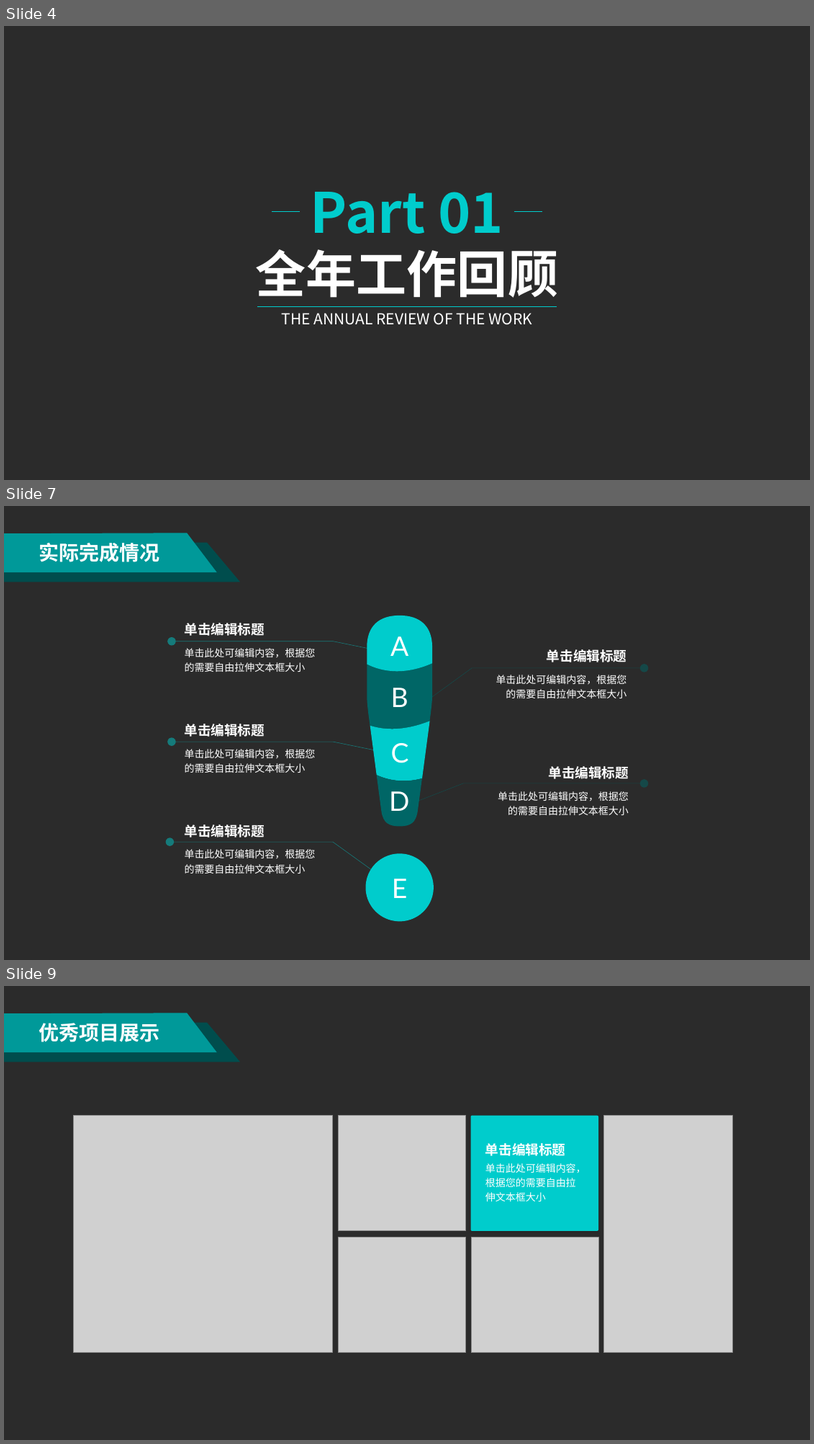
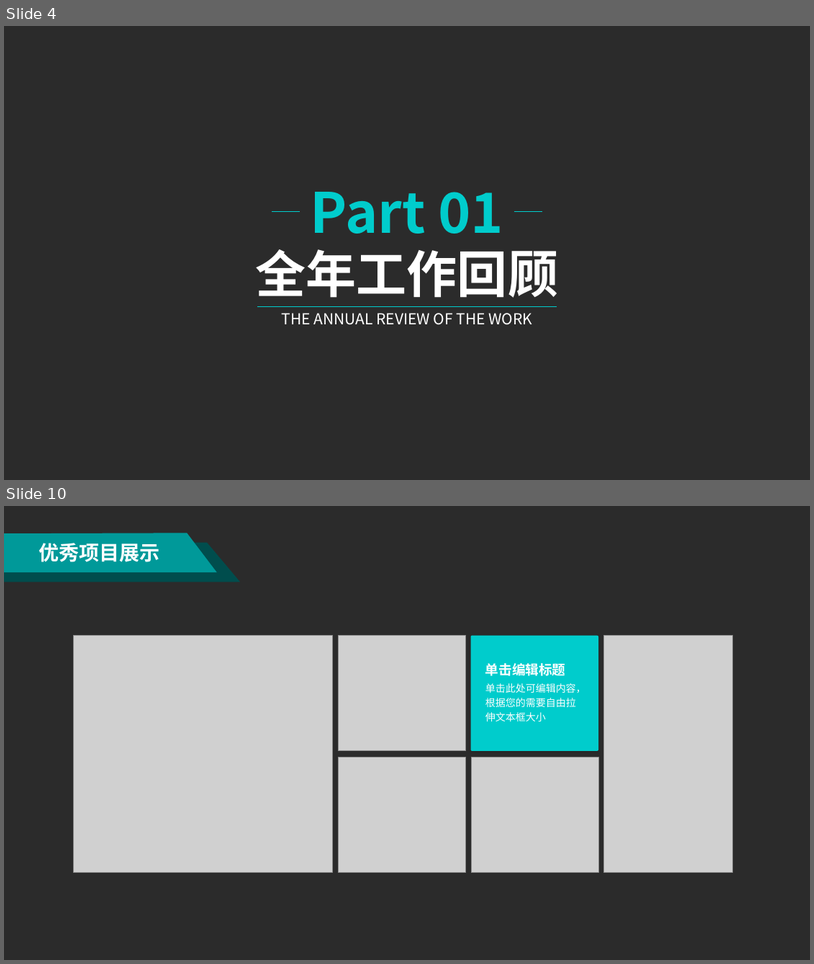
Before and after one commit to beyondverage0908/blog, a slide deck: 工作报告/2019年述职报告.pptx. Shown one above the other, each under a label of ours: slides 4, 7 and 9 before the commit, slides 4 and 10 after it; the slides between them are not shown. The pictures are 814x1444 and 814x964 pixels, drawn with LibreOffice and Linux fonts; fonts in the diff are those of the drawing; grey boxes stand for pictures; background and template pictures are left out; a plain dark background stands for a picture behind light text. Boxes give left, top, right and bottom in pixels: in the first picture for what was removed or moved away, otherwise in the second. Text is boxed around its words. In the diff, an @@ line names an element or a change of style, - is before the commit and + after.

```diff
--- a/工作报告/2019年述职报告.pptx
+++ b/工作报告/2019年述职报告.pptx
@@ slide 7 removed at box(4, 506, 810, 960), background picture (left out) @@
@@ freeform shape removed at box(4, 542, 241, 582) @@
@@ freeform shape removed at box(4, 533, 217, 572) @@
@@ text removed at box(39, 543, 160, 562) @@
-实际完成情况
@@ text removed at box(185, 623, 265, 636) @@
-单击编辑标题
@@ freeform shape removed at box(367, 615, 432, 675) @@
-A
@@ freeform shape removed at box(172, 641, 373, 650) @@
@@ text removed at box(185, 648, 316, 672) @@
-单击此处可编辑内容，根据您的需要自由拉伸文本框大小
@@ text removed at box(547, 649, 628, 662) @@
-单击编辑标题
@@ freeform shape removed at box(367, 663, 432, 731) @@
-B
@@ freeform shape removed at box(429, 668, 645, 700) @@
@@ text removed at box(496, 674, 628, 698) @@
-单击此处可编辑内容，根据您的需要自由拉伸文本框大小
@@ freeform shape removed at box(370, 721, 430, 783) @@
-C
@@ freeform shape removed at box(172, 741, 373, 750) @@
@@ text removed at box(185, 723, 265, 736) @@
-单击编辑标题
@@ text removed at box(185, 749, 316, 772) @@
-单击此处可编辑内容，根据您的需要自由拉伸文本框大小
@@ freeform shape removed at box(377, 775, 422, 826) @@
-D
@@ freeform shape removed at box(418, 783, 645, 800) @@
@@ text removed at box(548, 766, 629, 779) @@
-单击编辑标题
@@ text removed at box(498, 791, 629, 815) @@
-单击此处可编辑内容，根据您的需要自由拉伸文本框大小
@@ text removed at box(185, 824, 265, 837) @@
-单击编辑标题
@@ freeform shape removed at box(170, 842, 373, 871) @@
@@ text removed at box(185, 849, 316, 873) @@
-单击此处可编辑内容，根据您的需要自由拉伸文本框大小
@@ ellipse removed at box(365, 853, 434, 921) @@
-E
@@ what was slide 9 is now slide 10 @@
```
Also in this commit, not shown: 3 slides changed, 3 slides added, 1 other slide removed.
